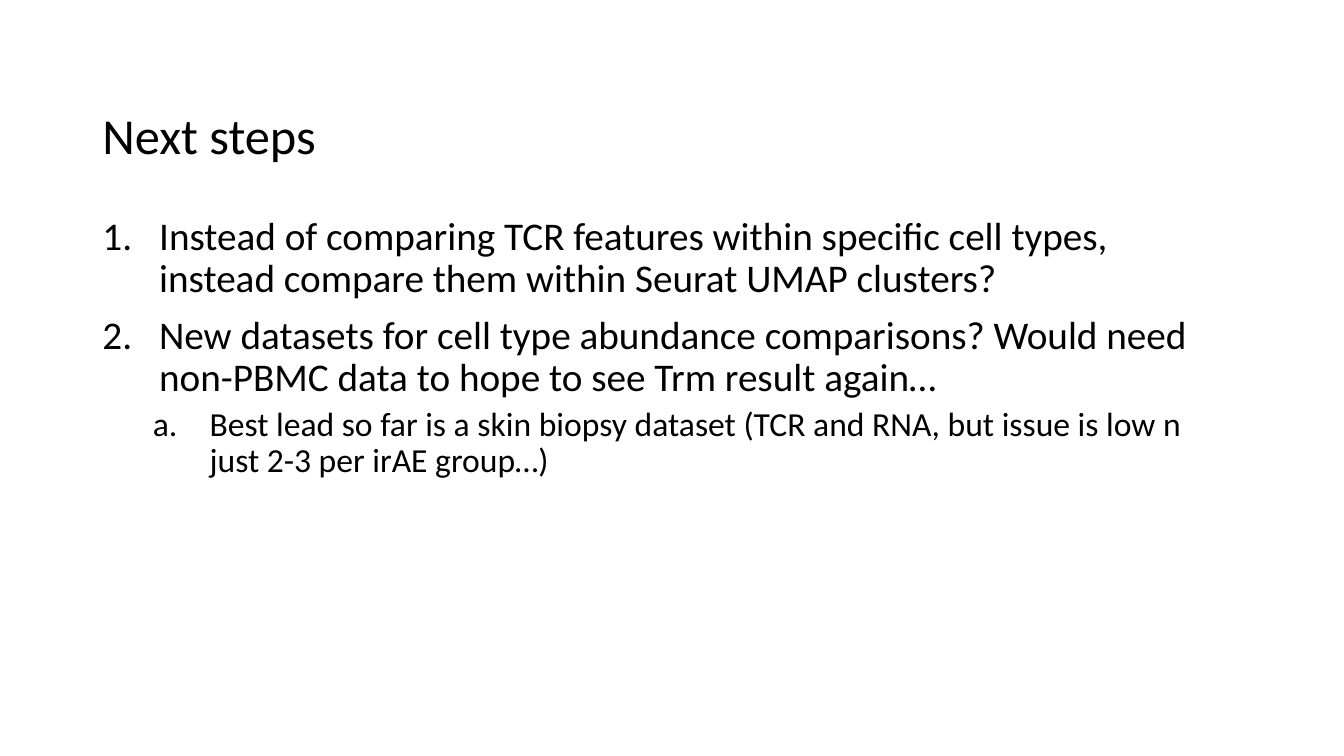
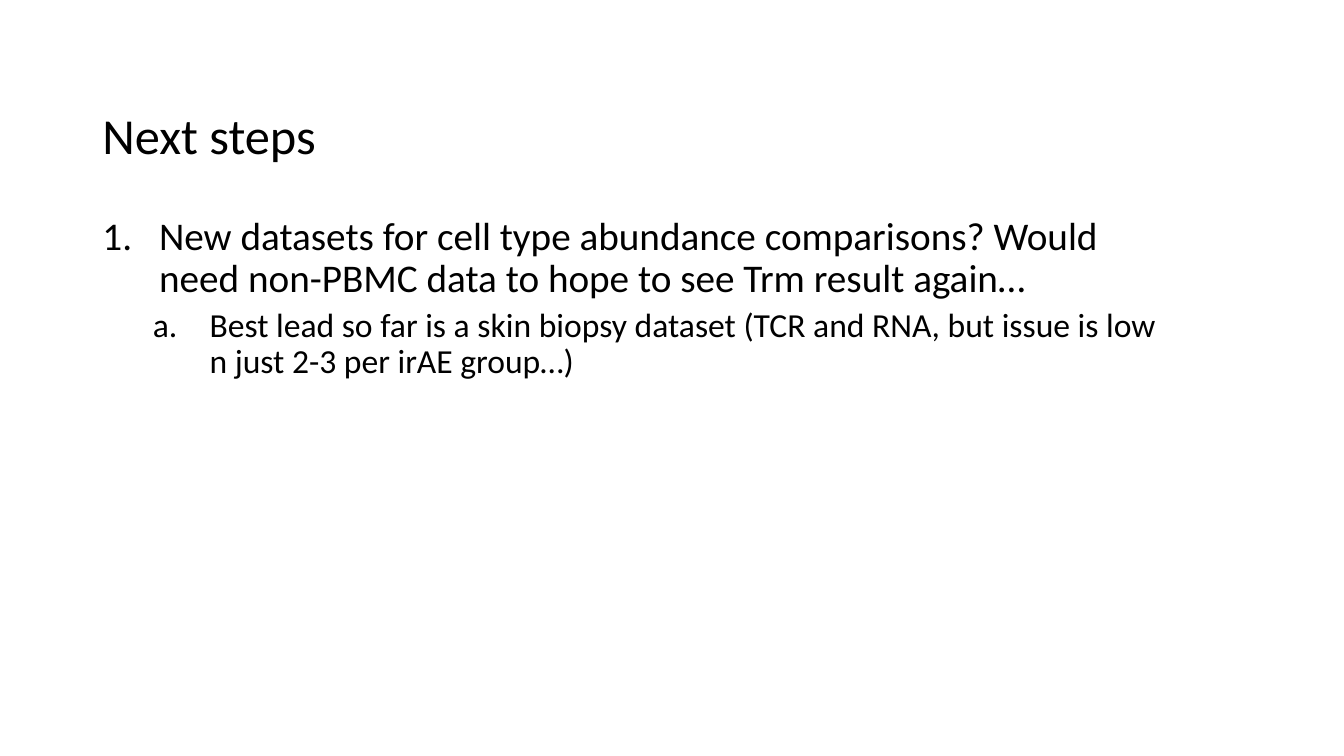
Before and after one commit to tybottorff/bottorffdocs, a slide deck: slide 9 of presentations/weekly_meetings/2_29_24.pptx. Drawn at 1344x756 pixels with LibreOffice and Linux fonts; fonts in the diff are those of the drawing. Boxes give left, top, right and bottom in pixels: in the first picture for what was removed or moved away, otherwise in the second. Text is boxed around its words. In the diff, an @@ line names an element or a change of style, - is before the commit and + after.

```diff
--- a/presentations/weekly_meetings/2_29_24.pptx
+++ b/presentations/weekly_meetings/2_29_24.pptx
@@ text at [159,222,1108,299]: paragraph removed @@
-1. Instead of comparing TCR features within specific cell types, instead compare them within Seurat UMAP clusters?
```
Also in this commit, not shown: 1 other slide changed.
